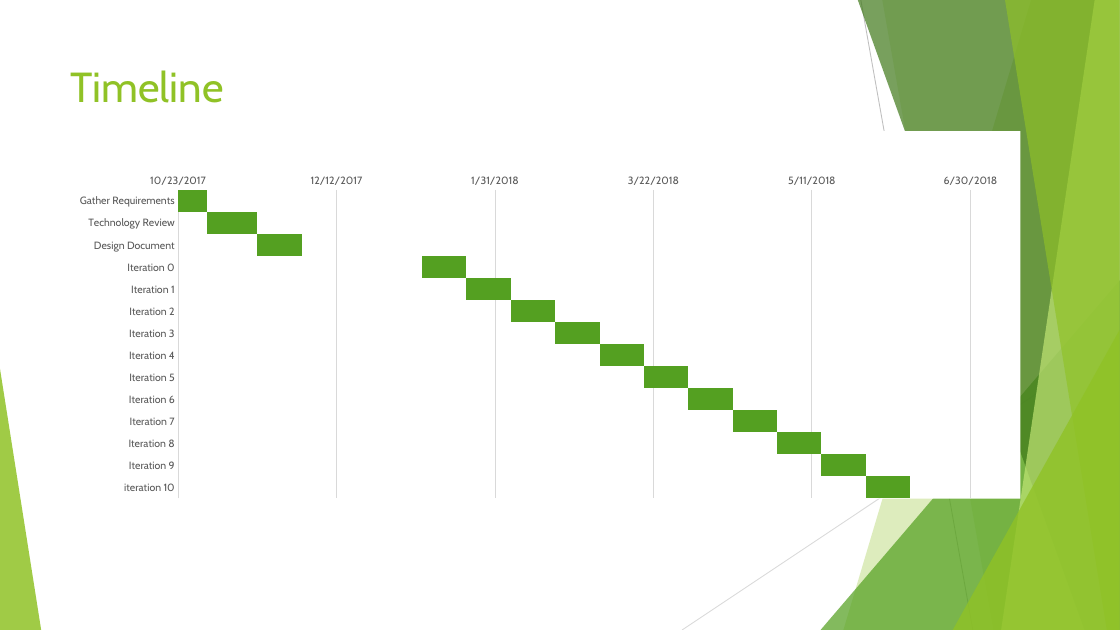
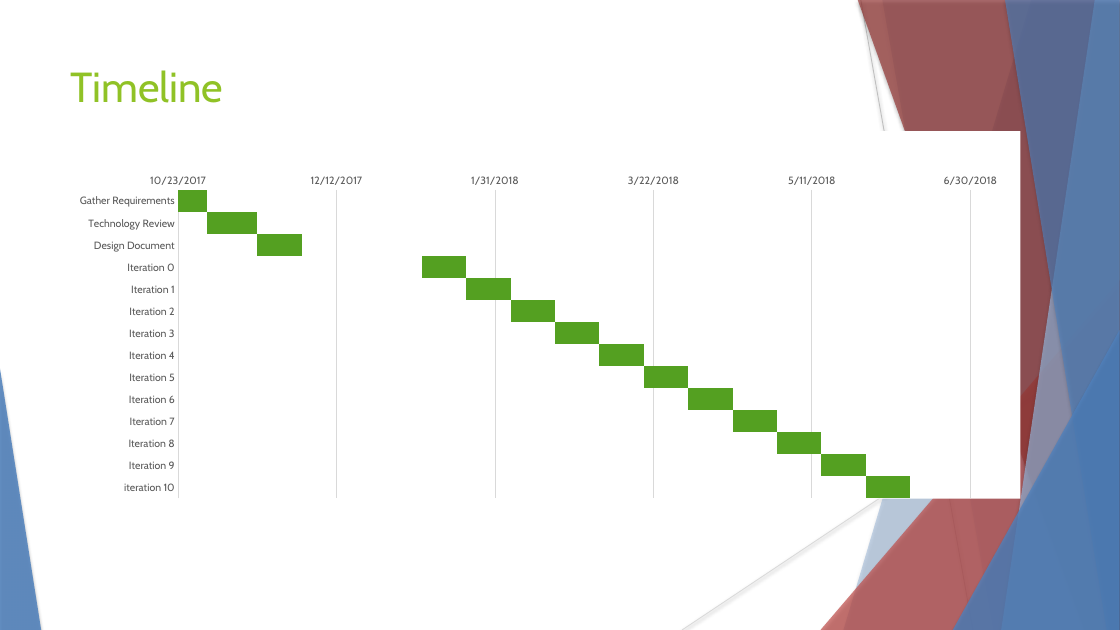
Before and after one commit to HodginAustin/Winter-Is-Coming, a slide deck: slide 3 of Documents/PresentationFall/Fall Presentation.pptx. Drawn at 1120x630 pixels with LibreOffice and Linux fonts; fonts in the diff are those of the drawing. Boxes give left, top, right and bottom in pixels: in the first picture for what was removed or moved away, otherwise in the second. Text is boxed around its words. In the diff, an @@ line names an element or a change of style, - is before the commit and + after.

```diff
--- a/Documents/PresentationFall/Fall Presentation.pptx
+++ b/Documents/PresentationFall/Fall Presentation.pptx
@@ freeform shape at [844,0,1120,630]: fill #90C226 at 30% opacity to #4F81BD at 30% opacity; shadow on @@
@@ freeform shape at [858,0,1120,630]: fill #3F7819 at 70% opacity to #953735 at 70% opacity; shadow on @@
@@ line (861, 0) - (973, 630): stroke #BFBFBF 0.75 pt to #BFBFBF 0.74 pt @@
@@ freeform shape at [882,0,1120,630]: fill #90C226 at 20% opacity to #4F81BD at 20% opacity; shadow on; outline redrawn @@
@@ freeform shape at [1002,0,1120,630]: fill #C0E474 at 70% opacity to #95B3D7 at 70% opacity; shadow on @@
@@ freeform shape at [1005,0,1120,630]: fill #90C226 at 65% opacity to #4F81BD at 65% opacity; shadow on @@
@@ bar stacked chart at [24,131,1020,499] @@
@@ category axis changed @@
@@ value axis changed @@
@@ plot area changed @@
@@ lettering changed @@
@@ triangle at [821,280,1120,630]: fill #54A021 at 72% opacity to #C0504D at 72% opacity; shadow on @@
@@ line (1120, 339) - (682, 630): stroke #D9D9D9 0.75 pt to #D9D9D9 0.74 pt @@
@@ triangle at [953,330,1120,630]: fill #90C226 at 80% opacity to #4F81BD at 80% opacity; shadow on @@
@@ triangle at [0,369,41,630]: fill #90C226 at 85% opacity to #4F81BD at 85% opacity; shadow on @@
```
Also in this commit, not shown: 7 other slides changed, 1 slide added, 1 slide removed, 1 other file.
